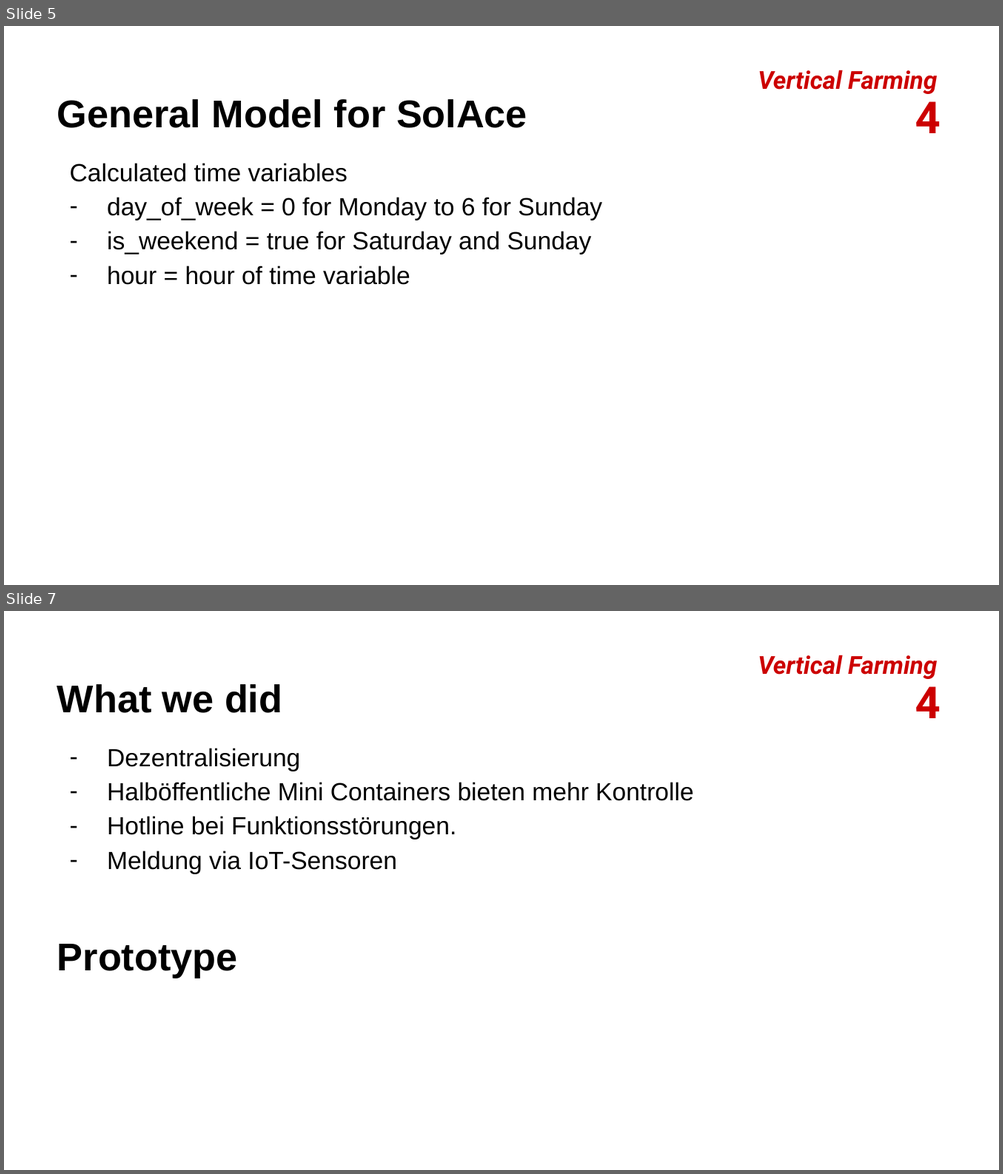
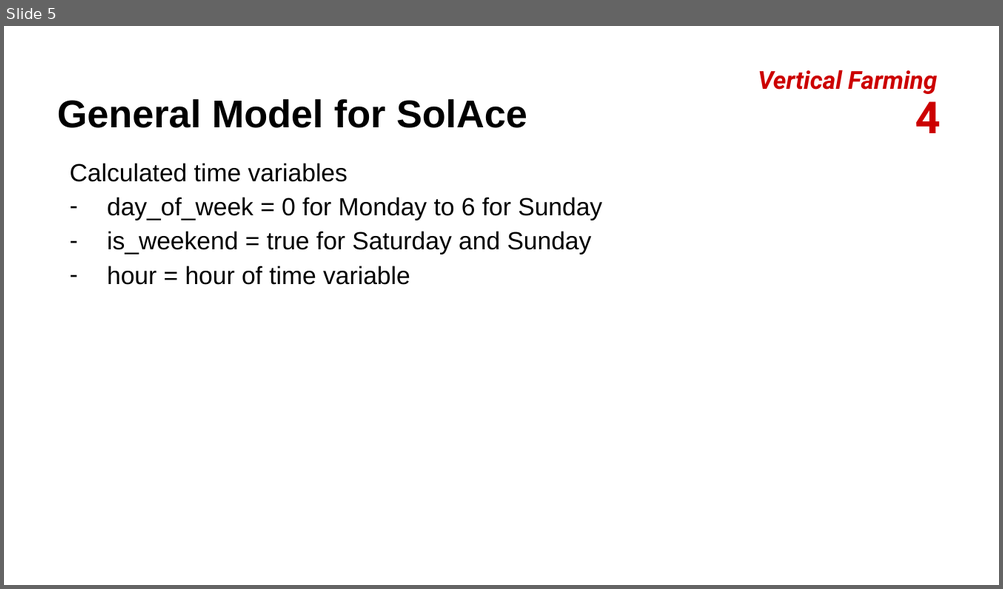
Before and after one commit to WolframWilluhn/ENRGCLIM21_04_NEST, a slide deck: Documentation/Project pitches_04_ENRGCLIM21_NEST data-driven building model.pptx. Shown one above the other, each under a label of ours: slides 5 and 7 before the commit, slide 5 after it; the slides between them are not shown. The pictures are 1003x1174 and 1003x589 pixels, drawn with LibreOffice and Linux fonts; fonts in the diff are those of the drawing; background and template pictures are left out. Boxes give left, top, right and bottom in pixels: in the first picture for what was removed or moved away, otherwise in the second. Text is boxed around its words. In the diff, an @@ line names an element or a change of style, - is before the commit and + after.

```diff
--- a/Documentation/Project pitches_04_ENRGCLIM21_NEST data-driven building model.pptx
+++ b/Documentation/Project pitches_04_ENRGCLIM21_NEST data-driven building model.pptx
@@ slide 7 removed at (x1=4, y1=611, x2=999, y2=1170), background picture (left out) @@
@@ text removed at (x1=757, y1=655, x2=936, y2=679) @@
-Vertical Farming
@@ text removed at (x1=57, y1=684, x2=694, y2=978) @@
-What we did
-– Dezentralisierung
-– Halböffentliche Mini Containers bieten mehr Kontrolle
-– Hotline bei Funktionsstörungen.
-– Meldung via IoT-Sensoren
-Prototype
@@ text removed at (x1=915, y1=678, x2=940, y2=718) @@
-4
```
Also in this commit, not shown: 2 other slides removed, 7 other files.
